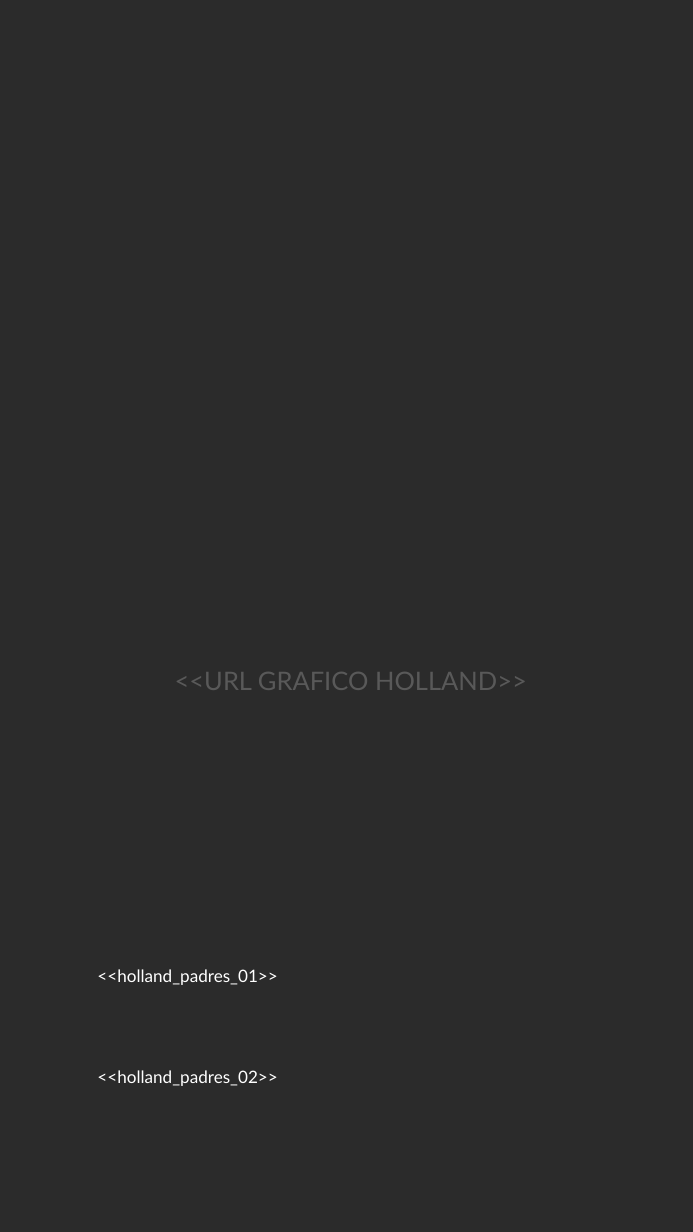
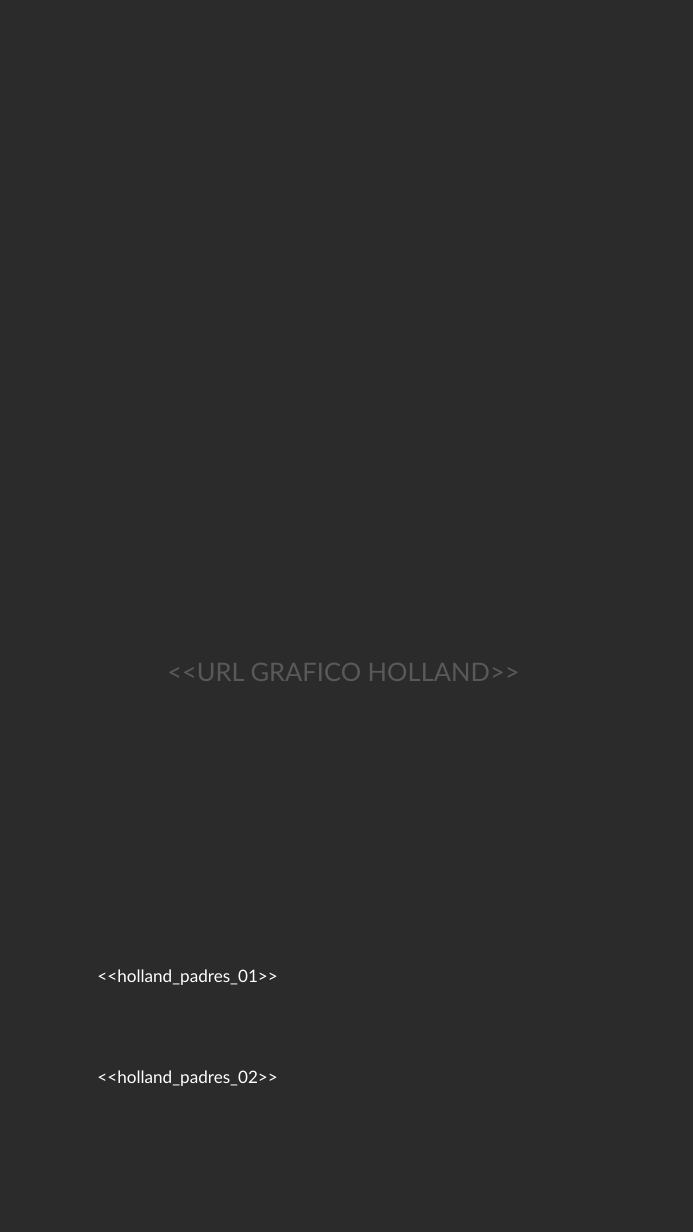
Before and after one commit to gero-educacion/reportgen, a slide deck: slide 3 of assets/template_utp_padres.pptx. Drawn at 693x1232 pixels with LibreOffice and Linux fonts; fonts in the diff are those of the drawing; background and template pictures are left out; a plain dark background stands for a picture behind light text. Boxes give left, top, right and bottom in pixels: in the first picture for what was removed or moved away, otherwise in the second. Text is boxed around its words. In the diff, an @@ line names an element or a change of style, - is before the commit and + after.

```diff
--- a/assets/template_utp_padres.pptx
+++ b/assets/template_utp_padres.pptx
@@ text "<<URL GRAFICO HOLLAND>>": place and size @@
-text "<<URL GRAFICO HOLLAND>>" at [175, 672, 527, 690]
+text "<<URL GRAFICO HOLLAND>>" at [167, 663, 520, 681]
```
Also in this commit, not shown: 1 other slide changed, 2 other files.
